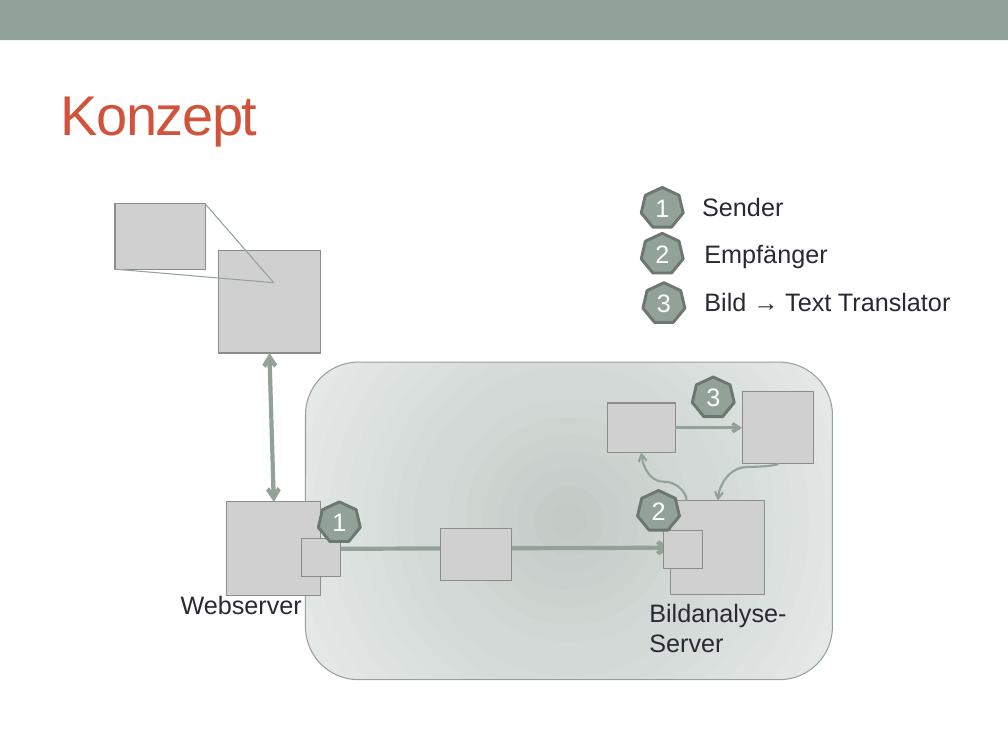
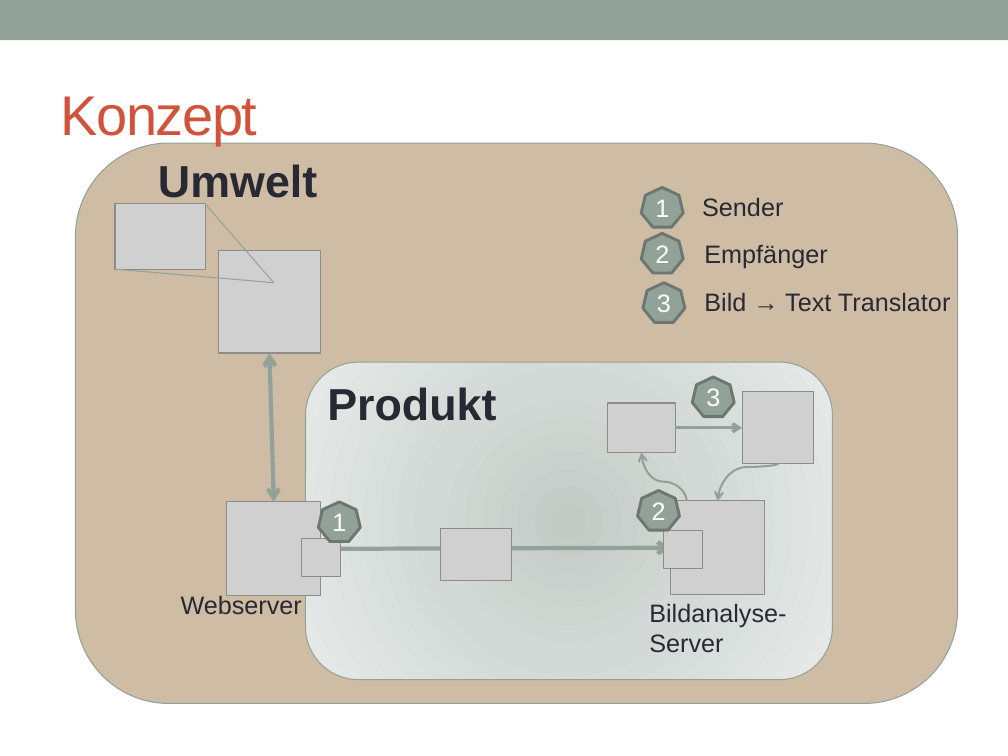
Before and after one commit to rogerbollmann/Bildanalyse, a slide deck: slide 6 of Projektmgmt/Bildanalyse Software_RogerBollmann.pptx. Drawn at 1008x756 pixels with LibreOffice and Linux fonts; fonts in the diff are those of the drawing; grey boxes stand for pictures. Boxes give left, top, right and bottom in pixels: in the first picture for what was removed or moved away, otherwise in the second. Text is boxed around its words. In the diff, an @@ line names an element or a change of style, - is before the commit and + after.

```diff
--- a/Projektmgmt/Bildanalyse Software_RogerBollmann.pptx
+++ b/Projektmgmt/Bildanalyse Software_RogerBollmann.pptx
@@ rounded rectangle added at [76,143,958,704], fill #CEBCA4, outline #93A299 0.75 pt @@
@@ text added at [158,164,317,206], 32 pt, text #292934, bold @@
+Umwelt
@@ text added at [327,387,496,421], 32 pt, text #292934, bold @@
+Produkt
```
Also in this commit, not shown: 19 other files.
